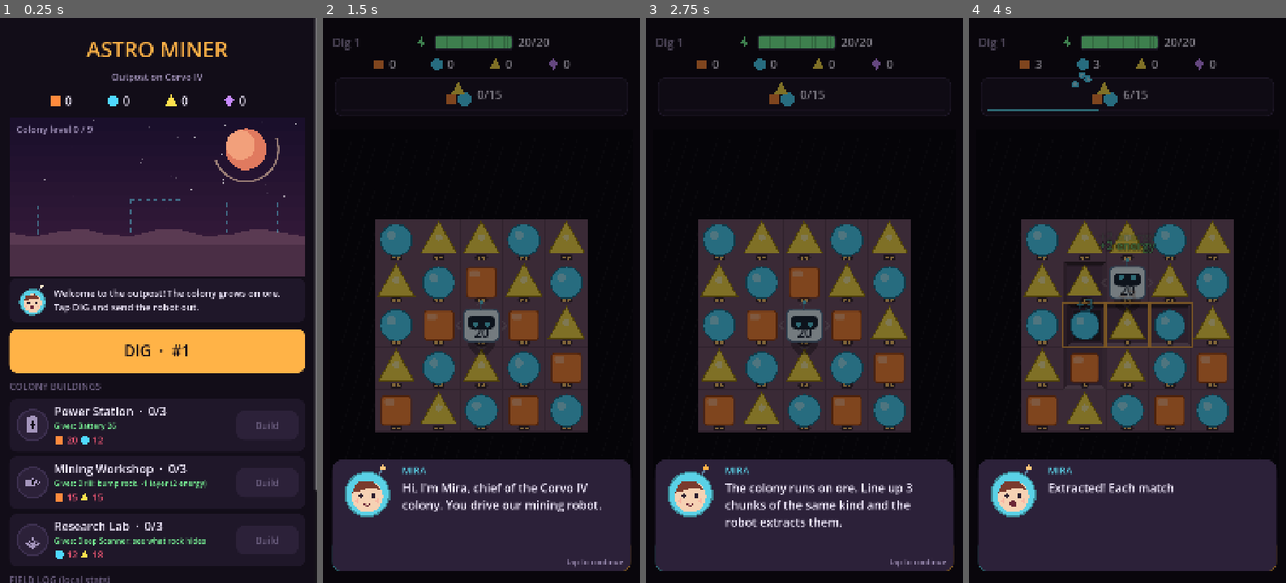
Above: before the commit, frames 1-4 (left to right).
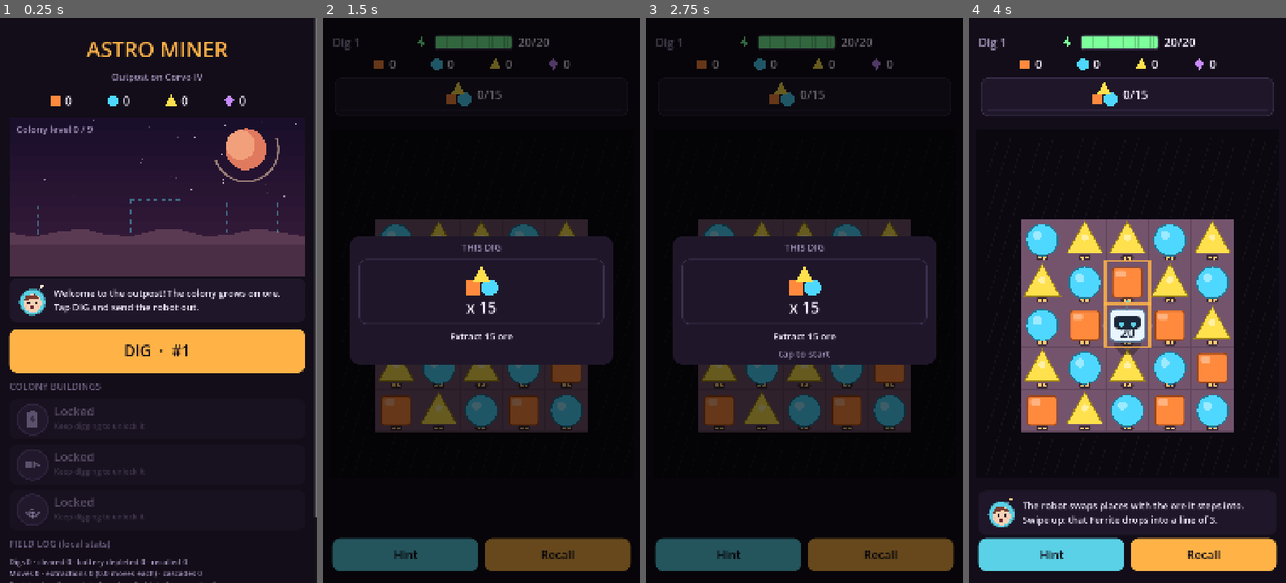
Above: after the commit, the same moments.

Repository: urunsiyabend/astro-miner
Game: Godot game, scene res://scenes/Main.tscn
The game is run twice, just before and just after one commit, with the same random seed, the same clock (stepped at 60 frames per second) and the same inputs.
Inputs (mouse positions are in pixels of both pictures, inside the frame that each line leads up to):
- Up to frame 1 (0.25 s): no input
- Up to frame 2 (1.5 s): click "DIG · #1" at 0.5 s; click "Hint" at 1.25 s
- Up to frame 3 (2.75 s): click "Recall" at 2 s
- Up to frame 4 (4 s): tap Enter at 2.75, 3.5 s; drag from (1127, 306) to (1159, 176) at 2.77 s; drag from (1064, 328) to (1111, 413) at 3.52 s

The runs differ from the first frame. In frame 1, 7.1% of the frame differs, in the area x 3-100%, y 68-100%; in frame 2, 40%, in the area x 3-97%, y 3-98%; in frame 3, 40%; in frame 4, 40%.

Commit message:
Locked buildings with guided unlocks, tool lessons, no 5x5 blasts
- The goal card at the start of a dig stays up for 1.5s before it can
  be tapped away, so the goal is actually read.
- Buildings start locked. A campaign dig unlocks each one (landing:
  Power Station, shale: Mining Workshop, core: Research Lab); Mira
  announces it, the Build button pulses and level 1 is free. The DIG
  button reads "Build first" until it is built.
- New hand-crafted lesson digs right after the unlocks: "drill" (drill
  through two rocks to a crystal) and "scan" (one drill's worth of
  energy, pick the rock whose scanner icon shows the crystal; no auto
  hint there). The new-tool reminder is skipped on lesson digs.
- On lesson digs the Hint button never offers Pulse; with nothing else
  in reach it points at the cell Mira is talking about.
- Research Lab Lv2 no longer makes 5x5 blasts; broken rock opens
  3-layer veins instead.
- Version 0.5.0.

Co-Authored-By: Claude Opus 5.5 <noreply@anthropic.com>
Claude-Session: https://claude.ai/code/session_012tNQeieoW2rM39cXm4MPAj

Diff:
--- a/autoload/Game.gd
+++ b/autoload/Game.gd
@@ -42,7 +42,25 @@
 	return Economy.rules(levels)
 
 
+## A building is unlocked once the dig that brings it (Sites "unlock") is cleared.
+func building_unlocked(b: int) -> bool:
+	for i in Sites.count():
+		if cleared[i] and Sites.get_site(i).get("unlock", -1) == b:
+			return true
+	return false
+
+
+## Unlocked building still at level 0: the colony asks you to build it before moving on.
+func pending_build() -> int:
+	for b in Economy.BUILDINGS.size():
+		if levels[b] == 0 and building_unlocked(b):
+			return b
+	return -1
+
+
 func buy(building: int) -> bool:
+	if not building_unlocked(building):
+		return false
 	var lv: int = levels[building]
 	var c := Economy.cost(building, lv)
 	if not Economy.can_afford(bank, c):
--- a/project.godot
+++ b/project.godot
@@ -6,7 +6,7 @@
 
 config/name="Astro Miner"
 config/description="Steer a mining robot, extract ore, crack rock and grow a colony."
-config/version="0.4.0"
+config/version="0.5.0"
 run/main_scene="res://scenes/Main.tscn"
 config/features=PackedStringArray("4.7", "GL Compatibility")
 boot_splash/show_image=false
--- a/scripts/DevShot.gd
+++ b/scripts/DevShot.gd
@@ -6,6 +6,9 @@
 
 func _ready() -> void:
 	Game.save_path = "user://shot_save.json"
+	if OS.has_environment("ASTRO_CLEARED"):
+		for i in int(OS.get_environment("ASTRO_CLEARED")):
+			Game.cleared[i] = true
 	if OS.has_environment("ASTRO_BANK"):
 		Game.bank = [999, 999, 999, 99]
 		Game.levels = [1, 1, 1]
@@ -26,7 +29,7 @@
 		# ASTRO_TALK=n: tap through the goal card and n of Mira's lines first (all if unset)
 		var talk := int(OS.get_environment("ASTRO_TALK")) if OS.has_environment("ASTRO_TALK") else 99
 		if talk >= 0:
-			main.dig._close_mission()
+			main.dig._close_mission(true)
 		for k in talk * 2:
 			if not main.dig._dialog.visible:
 				break
--- a/scripts/core/Economy.gd
+++ b/scripts/core/Economy.gd
@@ -2,6 +2,8 @@
 extends RefCounted
 
 ## Colony buildings, their costs, and how levels translate into Board rules.
+## Buildings start locked; the campaign unlocks them (Sites "unlock") and the first level is
+## free, so getting a new tool is one guided tap. Upgrades after that cost ore and crystals.
 
 const RES_NAMES := ["Ferrite", "Cryo", "Lumen", "Crystal"]
 
@@ -10,19 +12,19 @@
 		"id": "power", "name": "Power Station",
 		"effects": ["Battery 20", "Battery 26", "Battery 32", "Battery 40"],
 		# cost per level 1..3: [ferrite, cryo, lumen, crystal]
-		"costs": [[20, 12, 0, 0], [45, 30, 0, 2], [80, 55, 0, 4]],
+		"costs": [[0, 0, 0, 0], [45, 30, 0, 2], [80, 55, 0, 4]],
 	},
 	{
 		"id": "workshop", "name": "Mining Workshop",
 		"effects": ["No drill", "Drill: bump rock, -1 layer (2 energy)",
 				"Drill removes 2 layers", "Drill costs 1, matches crack 2 layers"],
-		"costs": [[15, 0, 15, 0], [0, 40, 40, 2], [70, 0, 70, 4]],
+		"costs": [[0, 0, 0, 0], [0, 40, 40, 2], [70, 0, 70, 4]],
 	},
 	{
 		"id": "lab", "name": "Research Lab",
 		"effects": ["No scanner", "Deep Scanner: see what rock hides",
-				"Blast charges hit 5x5", "+1 energy per match"],
-		"costs": [[0, 12, 18, 0], [35, 35, 0, 3], [0, 60, 80, 5]],
+				"Broken rock opens richer veins (3 layers)", "+1 energy per match"],
+		"costs": [[0, 0, 0, 0], [35, 35, 0, 3], [0, 60, 80, 5]],
 	},
 ]
 
@@ -57,7 +59,7 @@
 	r.drill_cost = 1 if w >= 3 else 2
 	r.crack_power = 2 if w >= 3 else 1
 	r.scanner = l >= 1
-	r.blast_radius = 2 if l >= 2 else 1
+	r.reveal_reserve = 3 if l >= 2 else 2
 	r.refund_bonus = 1 if l >= 3 else 0
 	return r
 
--- a/scripts/core/Sites.gd
+++ b/scripts/core/Sites.gd
@@ -8,7 +8,10 @@
 ##   "seed":   fixed seed, so what surfaces after each match is always the same
 ##   "energy": starting energy (below the battery capacity)
 ##   "guide":  hand-crafted lesson; the hint arrow shows up quickly on every turn
+##   "auto_hint": false keeps that arrow away when finding the answer is the lesson
 ##   "needs":  colony building level required before this dig can start
+##   "unlock": building that becomes available once this dig is cleared; Mira then asks you
+##             to build it (level 1 is free) and the next dig teaches its tool
 ##   "script": what Mira says. A line without "until" waits for a tap; a line with "until"
 ##             stays up while you play and moves on when that event happens (see DigScreen).
 ##             "focus" cells pulse on the board.
@@ -47,7 +50,7 @@
 		],
 	},
 	{
-		"id": "landing",
+		"id": "landing", "unlock": 0,
 		"goals": [{"type": "ore", "ore": 0, "n": 12}],
 		"rows": [
 			"1 . . . . . 1",
@@ -162,7 +165,7 @@
 		],
 	},
 	{
-		"id": "shale",
+		"id": "shale", "unlock": 1,
 		"goals": [{"type": "ore", "ore": 1, "n": 15}, {"type": "crystal", "n": 1}],
 		"rows": [
 			": : : : : : :",
@@ -176,6 +179,37 @@
 		],
 		"script": [
 			{"say": "Shallow ground: these veins run dry fast. Energy cells hide under the rock."},
+		],
+	},
+	{
+		"id": "drill", "guide": true, "seed": 8,
+		"goals": [{"type": "crystal", "n": 1}],
+		"needs": {"building": 1, "level": 1},
+		"rows": [
+			"# # # # # # #",
+			"# # # # # # #",
+			"# # # # # # #",
+			"# _ _ @_ 2 1c #",
+			"# _ _ _ 2 2 #",
+			"# # # # # # #",
+			"# # # # # # #",
+			"# # # # # # #",
+		],
+		"ore": [
+			"- - - - - - -",
+			"- - - - - - -",
+			"- - - - - - -",
+			"- F C - - - -",
+			"- L F C - - -",
+			"- - - - - - -",
+			"- - - - - - -",
+			"- - - - - - -",
+		],
+		"script": [
+			{"say": "Here's the drill from the new workshop. Rock in your way? Drill right through it."},
+			{"say": "Swipe right, into the rock, to drill it.", "until": "drill", "focus": [Vector2i(4, 3)]},
+			{"say": "Each bump knocks off one layer and costs 2 energy. This rock has 2 layers: drill again.", "until": "reveal", "focus": [Vector2i(4, 3)]},
+			{"say": "Behind it is one more rock, and the readings say crystal. Drill on and grab it.", "until": "crystal", "focus": [Vector2i(5, 3)]},
 		],
 	},
 	{
@@ -196,7 +230,7 @@
 		],
 	},
 	{
-		"id": "core",
+		"id": "core", "unlock": 2,
 		"goals": [{"type": "crystal", "n": 3}],
 		"needs": {"building": 1, "level": 1},
 		"rows": [
@@ -213,6 +247,35 @@
 			{"say": "The crystals sit inside a basalt shell. Swipe into rock to drill it, and use charges."},
 		],
 	},
+	{
+		"id": "scan", "guide": true, "auto_hint": false, "seed": 9, "energy": 3,
+		"goals": [{"type": "crystal", "n": 1}],
+		"needs": {"building": 2, "level": 1},
+		"rows": [
+			"# # # # # # #",
+			"# # # # # # #",
+			"# # # # # # #",
+			"# # # 1x # # #",
+			"# # 1c @_ 1x # #",
+			"# # # # # # #",
+			"# # # # # # #",
+			"# # # # # # #",
+		],
+		"ore": [
+			"- - - - - - -",
+			"- - - - - - -",
+			"- - - - - - -",
+			"- - - - - - -",
+			"- - - - - - -",
+			"- - - - - - -",
+			"- - - - - - -",
+			"- - - - - - -",
+		],
+		"script": [
+			{"say": "The Research Lab's scanner is on! The icons on rock show what's buried inside."},
+			{"say": "The battery only allows one drill. Pick the rock with the crystal icon, drill it and grab the crystal.", "until": "crystal", "focus": [Vector2i(2, 4), Vector2i(3, 3), Vector2i(4, 4)]},
+		],
+	},
 ]
 
 
--- a/scripts/core/Story.gd
+++ b/scripts/core/Story.gd
@@ -5,6 +5,16 @@
 ## up (and the reminder at the start of the next dig), and her advice in the colony.
 
 const MASCOT := "MIRA"
+
+## Lines when a dig unlocks a building (Sites "unlock"); the colony then highlights its button.
+const UNLOCK := [
+	["Good news: the colony can build a Power Station now!",
+			"Tap the glowing Build button. The first one is on the house, and it makes the robot's battery bigger."],
+	["The Mining Workshop is ready to build!",
+			"Tap the glowing Build button to get the drill. Next dig, I'll show you how to use it."],
+	["We can build a Research Lab now!",
+			"Tap the glowing Build button: its scanner lets you see inside rock. I'll show you on the next dig."],
+]
 
 ## Lines when a building reaches a level: BUILT[building][level - 1].
 const BUILT := [
@@ -21,7 +31,7 @@
 	],
 	[  # Research Lab
 		["Research Lab built! Its deep scanner shows what's hiding under the rock before you crack it."],
-		["The lab tuned the charges: blasts now hit a 5x5 area."],
+		["The lab studied the rock: broken rock now opens richer veins, 3 layers deep."],
 		["The lab improved the robot's recycler: every match refunds 1 more energy."],
 	],
 ]
@@ -34,7 +44,7 @@
 			"Your drill now knocks off 2 layers per bump.",
 			"Drilling costs 1 energy, and matches crack 2 rock layers."],
 	["The scanner is on: the icons on rock show what's buried inside.",
-			"Blasts now hit 5x5.", "Each match refunds 1 more energy."],
+			"Broken rock opens 3-layer veins now.", "Each match refunds 1 more energy."],
 ]
 
 
@@ -42,6 +52,9 @@
 static func advice() -> String:
 	if Game.totals.digs == 0:
 		return "Welcome to the outpost! The colony grows on ore. Tap DIG and send the robot out."
+	var pending := Game.pending_build()
+	if pending >= 0:
+		return "Tap the glowing Build button on the %s first. It's free!" % Economy.BUILDINGS[pending].name
 	var next := Game.next_dig()
 	if next >= 0:
 		var need: Dictionary = Sites.get_site(next).get("needs", {})
--- a/scripts/ui/ColonyScreen.gd
+++ b/scripts/ui/ColonyScreen.gd
@@ -113,7 +113,12 @@
 		_cards.add_child(_card(b))
 	_sound_btn.text = "Sound: %s" % ("on" if Game.sfx_on else "off")
 	var next := Game.next_dig()
-	if next >= 0 and Game.can_start(next):
+	_go_btn.disabled = false
+	if Game.pending_build() >= 0:
+		# a freshly unlocked building comes first: its tool is what the next dig teaches
+		_go_btn.text = "BUILD FIRST"
+		_go_btn.disabled = true
+	elif next >= 0 and Game.can_start(next):
 		_go_btn.text = "DIG  ·  #%d" % (next + 1)
 		_go_btn.add_theme_stylebox_override("normal", Ui.box(Pal.WARN, 28))
 	else:
@@ -121,11 +126,25 @@
 		_go_btn.add_theme_stylebox_override("normal", Ui.box(Pal.ACCENT, 28))
 	if is_inside_tree():
 		_advice.say(Story.advice())
+		_announce_unlocks.call_deferred()
 	var t: Dictionary = Game.totals
 	var mpm := float(t.moves) / maxf(1.0, t.groups)
 	_log.text = "Digs %d · cleared %d · battery depleted %d · recalled %d\nMoves %d · extractions %d (%.1f moves each) · cascades %d\nRock broken %d · crystals %d · pulses %d · hints %d · upgrades %d" % [
 		t.digs, t.clears, t.exhausted, t.recalled, t.moves, t.groups, mpm, t.cascades,
 		t.rocks, t.crystals, t.pulses, t.hints, t.upgrades]
+
+
+## Mira announces a building the last dig unlocked (once).
+func _announce_unlocks() -> void:
+	if not visible or _dialog.is_open():
+		return
+	for b in Economy.BUILDINGS.size():
+		var key := "unlock_%d" % b
+		if Game.building_unlocked(b) and not Game.tips_seen.has(key):
+			Game.tips_seen[key] = true
+			Game.save()
+			_dialog.say(Story.UNLOCK[b])
+			return
 
 
 func _on_go() -> void:
@@ -147,6 +166,15 @@
 	icon.level = lv
 	icon.size_flags_vertical = Control.SIZE_SHRINK_CENTER
 	h.add_child(icon)
+	if lv == 0 and not Game.building_unlocked(b):
+		# locked: a dim silhouette that tells you more is coming
+		p.modulate = Color(1, 1, 1, 0.45)
+		var lk := VBoxContainer.new()
+		lk.size_flags_horizontal = Control.SIZE_EXPAND_FILL
+		lk.add_child(Ui.label("Locked", Pal.FS, Pal.DIM))
+		lk.add_child(Ui.label("Keep digging to unlock it", Pal.FS_TINY, Pal.MUTED))
+		h.add_child(lk)
+		return p
 	var info := VBoxContainer.new()
 	info.size_flags_horizontal = Control.SIZE_EXPAND_FILL
 	info.add_theme_constant_override("separation", 4)
@@ -168,6 +196,13 @@
 		btn.disabled = true
 	elif not Economy.can_afford(Game.bank, c):
 		btn.disabled = true
+	if lv == 0:
+		btn.text = "Build\nfree"
+		# pulse until tapped: this is the button Mira is talking about
+		btn.pivot_offset = Vector2(105, 50)
+		var tw := btn.create_tween().set_loops()
+		tw.tween_property(btn, "scale", Vector2(1.08, 1.08), 0.45).set_trans(Tween.TRANS_SINE)
+		tw.tween_property(btn, "scale", Vector2.ONE, 0.45).set_trans(Tween.TRANS_SINE)
 	btn.pressed.connect(func(): _buy(b))
 	h.add_child(btn)
 	return p
--- a/scripts/ui/DigScreen.gd
+++ b/scripts/ui/DigScreen.gd
@@ -20,6 +20,8 @@
 var _coach: Dialog.Coach
 var _dialog: Dialog.Overlay
 var _mission: Control
+var _mission_at := 0  # ticks when the goal card opened; it can't be closed right away
+const MISSION_HOLD_MS := 1500
 var _hint_btn: Button
 var _recall_btn: Button
 var _recall_armed := 0.0
@@ -30,6 +32,7 @@
 var _hints_used := 0
 var _idle := 0.0
 var _auto_hint := false
+var _lesson := false
 # Mira's script for this dig (see Sites): current step and the event a coach line waits for.
 var _script: Array = []
 var _step := 0
@@ -148,7 +151,8 @@
 	_hints_used = 0
 	_has_pending = false
 	_idle = 0.0
-	_auto_hint = site.get("guide", false) and not supply
+	_lesson = site.get("guide", false) and not supply
+	_auto_hint = _lesson and site.get("auto_hint", true)
 	if _result:
 		_result.queue_free()
 		_result = null
@@ -160,8 +164,11 @@
 	# Script: modal lines only the first time this dig is played; coach lines every time.
 	var seen: bool = Game.tips_seen.has(site.id)
 	_script = []
-	for line in Game.take_reminders():
-		_script.append({"say": line})
+	# new-tool reminders, unless this dig is the hand-made lesson that teaches the tool anyway
+	var reminders := Game.take_reminders()
+	if not site.get("guide", false) or supply:
+		for line in reminders:
+			_script.append({"say": line})
 	if not supply:
 		for st in site.get("script", []):
 			if st.has("until") or not seen:
@@ -205,14 +212,26 @@
 	for g in goals:
 		words.append(Sites.goal_text(g))
 	v.add_child(Ui.label(" + ".join(words), Pal.FS_SMALL, Pal.TEXT, HORIZONTAL_ALIGNMENT_CENTER))
-	v.add_child(Ui.label("tap to start", Pal.FS_TINY, Pal.DIM, HORIZONTAL_ALIGNMENT_CENTER))
+	var tap := Ui.label("tap to start", Pal.FS_SMALL, Pal.DIM, HORIZONTAL_ALIGNMENT_CENTER)
+	tap.modulate.a = 0.0
+	v.add_child(tap)
+	# the card stays up for a moment so the goal is actually read, then invites the tap
+	_mission_at = Time.get_ticks_msec()
+	var tw := tap.create_tween()
+	tw.tween_interval(MISSION_HOLD_MS / 1000.0)
+	tw.tween_property(tap, "modulate:a", 1.0, 0.3)
+	strip.scale = Vector2(0.6, 0.6)
+	strip.pivot_offset = Vector2(420, 115)
+	strip.create_tween().tween_property(strip, "scale", Vector2.ONE, 0.45).set_trans(Tween.TRANS_BACK).set_ease(Tween.EASE_OUT)
 	_mission.gui_input.connect(func(e: InputEvent):
 		if (e is InputEventScreenTouch and e.pressed) or (e is InputEventMouseButton and e.pressed):
 			_close_mission())
 
 
-func _close_mission() -> void:
+func _close_mission(force := false) -> void:
 	if _mission == null:
+		return
+	if not force and Time.get_ticks_msec() - _mission_at < MISSION_HOLD_MS:
 		return
 	_mission.queue_free()
 	_mission = null
@@ -234,6 +253,7 @@
 	if st.has("until"):
 		_waiting = st.until
 		_coach.say(st.say)
+		_refresh_reach()  # the hint follows the new focus
 		return
 	_waiting = ""
 	_coach.clear()
@@ -368,6 +388,17 @@
 	_reach = board.path_to_pickup(10)
 	if _reach.is_empty():
 		_reach = board.path_to_match(5)
+	if _reach.is_empty() and _lesson:
+		# lessons: point at the cell Mira is talking about (e.g. the rock to drill), never Pulse
+		for f in view.focus:
+			var di := Board.DIRS.find(Vector2i(f) - Board.pos(board.robot))
+			if di >= 0:
+				_reach = [di]
+				break
+		_hint_btn.text = "Hint"
+		_hint_btn.add_theme_stylebox_override("normal", Ui.box(Pal.ACCENT, 28))
+		if not _reach.is_empty():
+			return
 	if _reach.is_empty():
 		if board.can_pulse():
 			_hint_btn.text = "Pulse (-%d)" % board.cfg.pulse_cost
@@ -375,7 +406,8 @@
 			_say("No line of 3 within reach. Pulse reshuffles the ore, or Recall to bank your haul.", 4.0)
 		else:
 			_hint_btn.text = "Hint"
-			_say("Nothing left in reach. Recall to bank your haul.", 4.0)
+			# stuck for good: this beats any instruction still on screen
+			_coach.say("Nothing left in reach. Tap Recall to bank your haul and try again.")
 	else:
 		_hint_btn.text = "Hint"
 		_hint_btn.add_theme_stylebox_override("normal", Ui.box(Pal.ACCENT, 28))
--- a/tests/run_tests.gd
+++ b/tests/run_tests.gd
@@ -243,12 +243,13 @@
 	var chunks_before: int = b.stats.chunks
 	b.try_move(Vector2i(0, -1))
 	_ok(b.stats.blasts >= 1 and b.stats.chunks >= chunks_before + 7, "stepping on a charge blasts the 3x3 around it")
-	b = _board(OPEN, ores, Economy.rules([0, 0, 2]))
-	_ok(b.cfg.blast_radius == 2, "Research Lab Lv2 enlarges blasts to 5x5")
-	b.try_move(Vector2i(0, 1))
-	chunks_before = b.stats.chunks
-	b.try_move(Vector2i(0, -1))
-	_ok(b.stats.chunks >= chunks_before + 15, "5x5 blast extracts far more ore")
+	_ok(Economy.rules([3, 3, 3]).get("blast_radius", 1) == 1, "no building enlarges blasts (5x5 broke the game)")
+	var rich := _board(OPEN, EMPTY, Economy.rules([0, 0, 2]))
+	rich.terrain[0] = Board.Terrain.ROCK
+	rich.hp[0] = 1
+	rich.buried[0] = Board.Buried.ORE
+	rich._damage_rock(0, 1, [])
+	_ok(rich.reserve[0] == 3, "Research Lab Lv2: broken rock opens a 3-layer vein")
 
 
 func _test_goals_end_dig() -> void:
@@ -290,6 +291,8 @@
 	var n := 0
 	for si in Sites.count():
 		var site := Sites.get_site(si)
+		if site.has("ore"):
+			continue  # hand-placed lessons are checked by replaying their solutions
 		for s in 40:
 			var b := Board.new()
 			b.record = false
@@ -328,12 +331,13 @@
 
 func _test_economy_rules() -> void:
 	var r0 := Economy.rules([0, 0, 0])
-	_ok(r0.capacity == 20 and not r0.drill and not r0.scanner and r0.blast_radius == 1, "base rules")
+	_ok(r0.capacity == 20 and not r0.drill and not r0.scanner and r0.reveal_reserve == 2, "base rules")
 	var r3 := Economy.rules([3, 3, 3])
 	_ok(r3.capacity == 40 and r3.drill and r3.drill_cost == 1 and r3.drill_power == 2 and r3.scanner
-			and r3.blast_radius == 2 and r3.refund_bonus == 1 and r3.crack_power == 2, "max rules")
+			and r3.reveal_reserve == 3 and r3.refund_bonus == 1 and r3.crack_power == 2, "max rules")
 	_ok(Economy.cost(0, 3).is_empty(), "no cost past max level")
-	_ok(not Economy.can_afford([0, 0, 0, 0], Economy.cost(0, 0)), "cannot afford with empty bank")
+	_ok(Economy.can_afford([0, 0, 0, 0], Economy.cost(0, 0)), "the first level of a building is free")
+	_ok(not Economy.can_afford([0, 0, 0, 0], Economy.cost(0, 1)), "upgrades cannot be afforded with an empty bank")
 	for b in Economy.BUILDINGS.size():
 		_ok(Economy.BUILDINGS[b].effects.size() == Economy.MAX_LEVEL + 1, "effects text per level")
 
@@ -342,24 +346,27 @@
 	var game = load("res://autoload/Game.gd").new()
 	game.save_path = "user://test_save.json"
 	game.reset()
+	game.cleared[Sites.index_of("landing")] = true  # landing unlocks the Power Station
+	game.bank = [50, 40, 30, 1]
+	_ok(game.buy(0), "Power Station Lv1 is free once unlocked")
+	_ok(game.levels[0] == 1 and game.bank == [50, 40, 30, 1], "the free level costs nothing")
+	_ok(not game.buy(0), "Lv2 needs crystals the bank lacks")
 	game.bank = [50, 40, 30, 3]
-	_ok(game.buy(0), "buy Power Station Lv1 with enough resources")
-	_ok(game.levels[0] == 1 and game.bank[0] == 30 and game.bank[1] == 28, "buy deducts the cost")
-	_ok(not game.buy(0), "Lv2 needs crystals/ore the bank lacks")
+	_ok(game.buy(0) and game.bank[0] == 5 and game.bank[3] == 1, "Lv2 deducts its cost")
 	var site := Sites.get_site(0)
 	var b := Board.new()
 	b.record = false
 	b.setup(site.rows, 9, game.rules(), site.goals)
 	b.haul = PackedInt32Array([5, 6, 7, 1])
 	var res: Dictionary = game.finish_dig(0, b, "energy")
-	_ok(game.bank[0] == 35 and game.bank[3] == 4 and not res.first_clear, "failed dig still banks the haul")
+	_ok(game.bank[0] == 10 and game.bank[3] == 2 and not res.first_clear, "failed dig still banks the haul")
 	b.complete = true
 	res = game.finish_dig(0, b, "complete")
 	_ok(res.first_clear and game.unlocked == 2 and game.cleared[0], "first clear unlocks the next site")
 	var other = load("res://autoload/Game.gd").new()
 	other.save_path = "user://test_save.json"
 	other.load_save()
-	_ok(other.bank == game.bank and other.levels == game.levels and other.unlocked == 2, "save/load round trip")
+	_ok(other.bank == game.bank and other.levels == game.levels and other.cleared == game.cleared, "save/load round trip")
 	_ok(other.totals.digs == 2, "totals persisted")
 	DirAccess.remove_absolute(ProjectSettings.globalize_path("user://test_save.json"))
 	game.free()
@@ -379,7 +386,7 @@
 # Intended solution of every hand-crafted lesson dig. Each must finish the site exactly on
 # its last move; if a layout edit breaks one, this fails before a player meets it.
 const TUTORIAL_SOLUTIONS := {
-	"first": "UUD", "rocks": "DLUURDD", "power": "UDDDDLL",
+	"first": "UUD", "rocks": "DLUURDD", "power": "UDDDDLL", "drill": "RRRRR", "scan": "LL",
 }
 
 
@@ -395,7 +402,7 @@
 		var sol: String = TUTORIAL_SOLUTIONS.get(site.id, "")
 		var b := Board.new()
 		b.record = false
-		b.setup_site(site, 0, Economy.rules([0, 0, 0]))
+		b.setup_site(site, 0, Economy.rules(_campaign_levels(i)))
 		_ok(not b.has_line(), "%s opens without a ready-made line" % site.id)
 		var ok := true
 		for k in sol.length():
@@ -432,8 +439,14 @@
 	_ok(game.next_dig() == 0, "a new colony starts at the first dig")
 	var core := Sites.index_of("core")
 	_ok(not game.can_start(core), "the basalt-shell dig waits for the Mining Workshop")
-	game.bank = [99, 99, 99, 9]
+	for b in 3:
+		_ok(not game.building_unlocked(b) and not game.buy(b), "building %d starts locked" % b)
+	game.cleared[Sites.index_of("shale")] = true
+	_ok(game.building_unlocked(1) and game.pending_build() == 1, "clearing shale unlocks the Workshop, which is now due")
+	var drill := Sites.index_of("drill")
+	_ok(drill == Sites.index_of("shale") + 1 and not game.can_start(drill), "the drill lesson comes next and waits for the build")
 	_ok(game.buy(1), "build the Mining Workshop")
+	_ok(game.pending_build() == -1 and game.can_start(drill), "built: the drill lesson can start")
 	_ok(game.can_start(core), "with the drill the basalt-shell dig can start")
 	var lines: Array = game.take_reminders()
 	_ok(lines.size() == 1 and String(lines[0]).contains("drill"), "Mira reminds about the drill at the next dig")
@@ -460,3 +473,13 @@
 	for p in paths:
 		var sc := load(p) as GDScript
 		_ok(sc != null and sc.can_instantiate(), "%s compiles" % p)
+
+
+## Building levels a player has at campaign dig i: every building unlocked earlier, at level 1.
+func _campaign_levels(i: int) -> Array:
+	var lv := [0, 0, 0]
+	for j in i:
+		var u: int = Sites.get_site(j).get("unlock", -1)
+		if u >= 0:
+			lv[u] = 1
+	return lv
Not shown, changed: export_presets.cfg
Not shown, changed: README.md
Not shown, changed: docs/design/prototype-gdd.md
